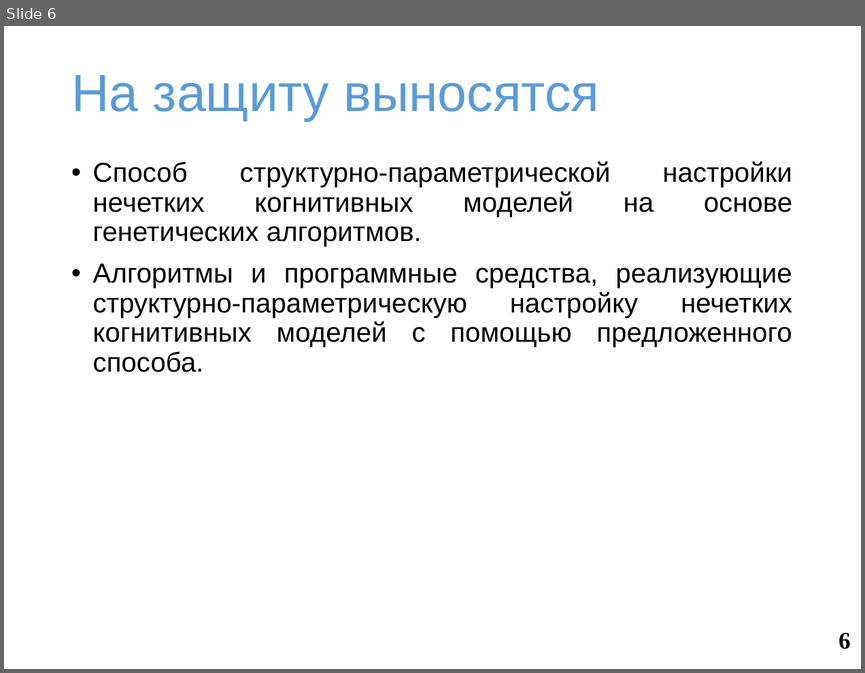
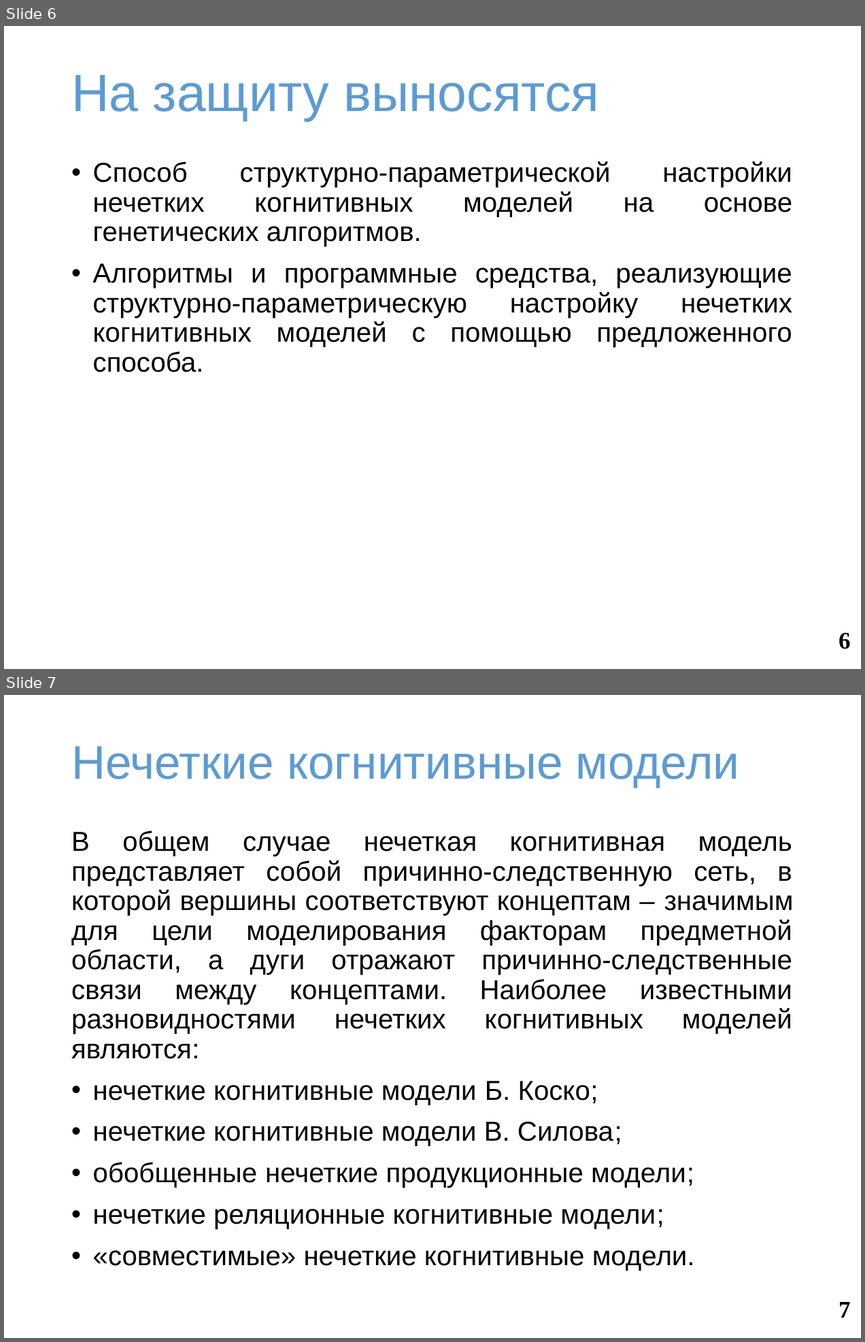
Before and after one commit to SquakR/fuzzy_cognitive_model, a slide deck: docs/presentation.pptx. Shown one above the other, each under a label of ours: slide 6 before the commit, slides 6 and 7 after it. The pictures are 865x673 and 865x1342 pixels, drawn with LibreOffice and Linux fonts; fonts in the diff are those of the drawing; background and template pictures are left out. Boxes give left, top, right and bottom in pixels: in the first picture for what was removed or moved away, otherwise in the second. Text is boxed around its words. In the diff, an @@ line names an element or a change of style, - is before the commit and + after.

```diff
--- a/docs/presentation.pptx
+++ b/docs/presentation.pptx
@@ slide 7 added at (4,695,861,1338), background #FFFFFF @@
@@ title added at (71,746,739,787), 39.6 pt, text #5B9BD5 @@
+Нечеткие когнитивные модели
@@ text added at (71,830,793,1270), 23 pt, text #000000 @@
+В общем случае нечеткая когнитивная модель представляет собой причинно-следственную сеть, в которой вершины соответствуют концептам – значимым для цели моделирования факторам предметной области, а дуги отражают причинно-следственные связи между концептами. Наиболее известными разновидностями нечетких когнитивных моделей являются:
+• нечеткие когнитивные модели Б. Коско;
+• нечеткие когнитивные модели В. Силова;
+• обобщенные нечеткие продукционные модели;
+• нечеткие реляционные когнитивные модели;
+• «совместимые» нечеткие когнитивные модели.
@@ page number added at (838,1302,851,1317), 20 pt, text #000000, bold @@
+7
```
Also in this commit, not shown: 3 slides changed, 24 other slides added, 2 other files.
